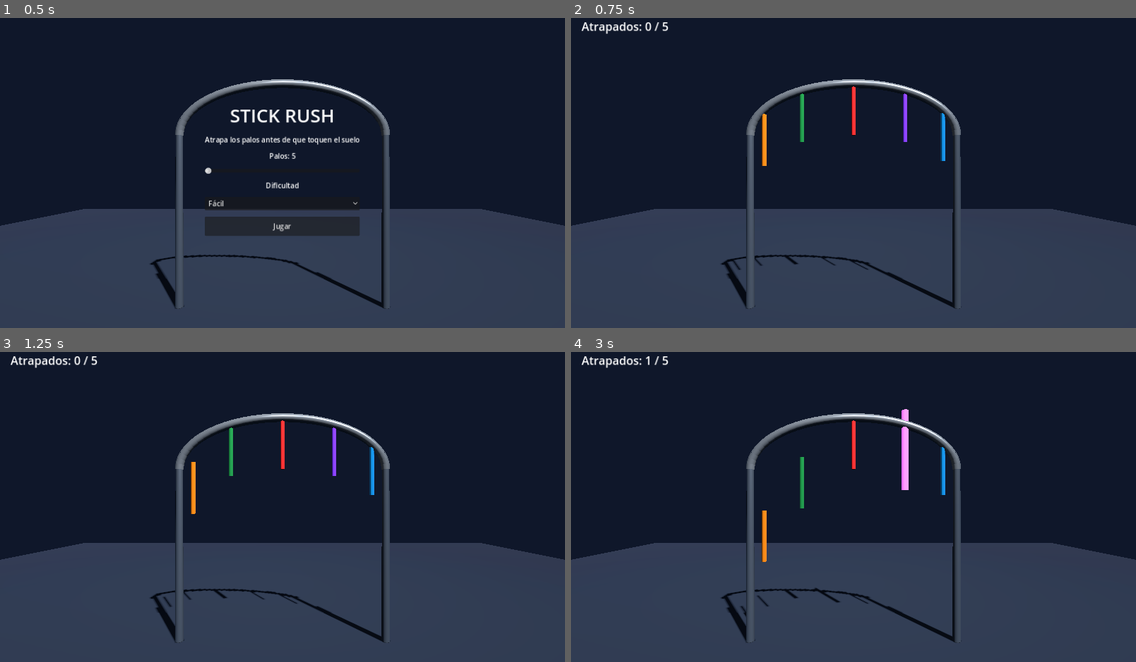
Above: before the commit, frames 1-4 (two rows, left to right).
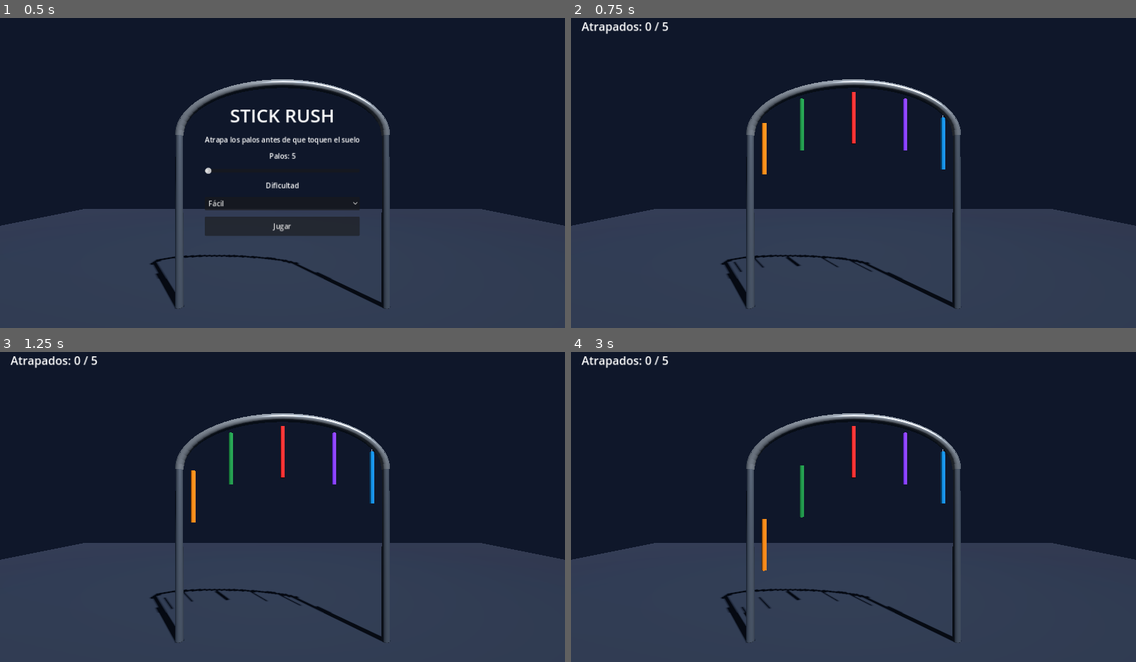
Above: after the commit, the same moments.

Repository: 1to1-Digital-Solutions/stick-rush
Game: Godot game, scene res://scenes/main.tscn
The game is run twice, just before and just after one commit, with the same random seed, the same clock (stepped at 60 frames per second) and the same inputs.
Inputs (mouse positions are in pixels of both pictures, inside the frame that each line leads up to):
- Up to frame 1 (0.5 s): no input
- Up to frame 2 (0.75 s): click "Jugar" at 0.5 s
- Up to frame 3 (1.25 s): no input
- Up to frame 4 (3 s): move the mouse to (977, 488) at 1.27 s; click (977, 488) at 1.42 s; move the mouse to (740, 519) at 2.02 s; click (740, 519) at 2.17 s; move the mouse to (910, 432) at 2.77 s; click (910, 432) at 2.92 s

Frame 1 is identical in both runs. In frame 2, 0.2% of the frame differs, in the area x 28-67%, y 22-82%; in frame 3, 0.2%; in frame 4, 0.5%, in the area x 13-67%, y 1-83%.

Commit message:
fix(game): colgar los palos de un hilo y perderlos al tocar el suelo
Dos defectos que se ven jugando:

- El hilo salía hacia arriba desde el anclaje, sobresaliendo por encima del
  arco, y al caer el palo lo arrastraba consigo: quedaba un palito gris
  flotando sobre cada palo. Ahora el hilo ocupa el hueco entre el arco y el
  palo, y desaparece en cuanto el palo se suelta.
- La cota de "perdido" se medía en el anclaje, así que el palo entero (1.5
  unidades) se hundía bajo el suelo, y seguía siendo atrapable ahí abajo,
  antes de contarse como fallado. Ahora se pierde cuando su punta toca el
  suelo, que es lo que promete el juego. Acorta algo la caída: el recorrido
  pasa de 6.5 a 4.75 unidades con la misma velocidad por dificultad.

La versión Godot ya medía bien el suelo; se le añade el hilo para que siga
siendo espejo del web.

Co-Authored-By: Claude Opus 5 (1M context) <noreply@anthropic.com>
Claude-Session: https://claude.ai/code/session_012ZrHot6n8k4obVWXc829cB

Diff:
--- a/godot/scripts/game_config.gd
+++ b/godot/scripts/game_config.gd
@@ -39,6 +39,8 @@
 const MACHINE_HEIGHT := 3.0
 const STICK_LENGTH := 1.5
 const GROUND_Y := -2.0
+## Hueco entre el arco y el palo, ocupado por el hilo del que cuelga.
+const STICK_CORD_LENGTH := 0.25
 
 
 static func stick_color(index: int) -> Color:
--- a/godot/scripts/stick.gd
+++ b/godot/scripts/stick.gd
@@ -17,13 +17,18 @@
 var _elapsed := 0.0
 var _mesh: MeshInstance3D
 var _material: StandardMaterial3D
+var _cord: MeshInstance3D
 
 
 ## Construye el palo colgando de `anchor` (su extremo superior toca el anclaje).
 func setup(anchor: Vector3, color: Color, fall_speed: float, fall_delay: float) -> void:
 	speed = fall_speed
 	delay = fall_delay
-	position = anchor - Vector3(0.0, GameConfig.STICK_LENGTH / 2.0, 0.0)
+	position = anchor - Vector3(
+		0.0,
+		GameConfig.STICK_CORD_LENGTH + GameConfig.STICK_LENGTH / 2.0,
+		0.0,
+	)
 
 	_material = StandardMaterial3D.new()
 	_material.albedo_color = color
@@ -40,6 +45,25 @@
 	_mesh = MeshInstance3D.new()
 	_mesh.mesh = cylinder
 	add_child(_mesh)
+
+	# Hilo que une el arco con el palo, visible solo mientras cuelga.
+	var cord_mat := StandardMaterial3D.new()
+	cord_mat.albedo_color = Color("#94a3b8")
+	cord_mat.roughness = 0.7
+	var cord_mesh := CylinderMesh.new()
+	cord_mesh.height = GameConfig.STICK_CORD_LENGTH
+	cord_mesh.top_radius = 0.008
+	cord_mesh.bottom_radius = 0.008
+	cord_mesh.material = cord_mat
+
+	_cord = MeshInstance3D.new()
+	_cord.mesh = cord_mesh
+	_cord.position = Vector3(
+		0.0,
+		GameConfig.STICK_LENGTH / 2.0 + GameConfig.STICK_CORD_LENGTH / 2.0,
+		0.0,
+	)
+	add_child(_cord)
 
 	# Colisión algo más gruesa que el mesh para que sea fácil de clicar.
 	var shape := CollisionShape3D.new()
@@ -73,6 +97,7 @@
 	# HANGING → FALLING al agotar el retardo escalonado.
 	if state == State.HANGING and _elapsed >= delay:
 		state = State.FALLING
+		_cord.visible = false
 
 	if state == State.FALLING:
 		position.y -= speed * dt
@@ -94,6 +119,7 @@
 	if state != State.HANGING and state != State.FALLING:
 		return
 	state = State.CAUGHT
+	_cord.visible = false
 	_material.emission_energy_multiplier = 2.0
 	caught.emit()
 	resolved.emit()
Not shown, changed: src/components/game/Stick.tsx
Not shown, changed: src/lib/gameConfig.ts
